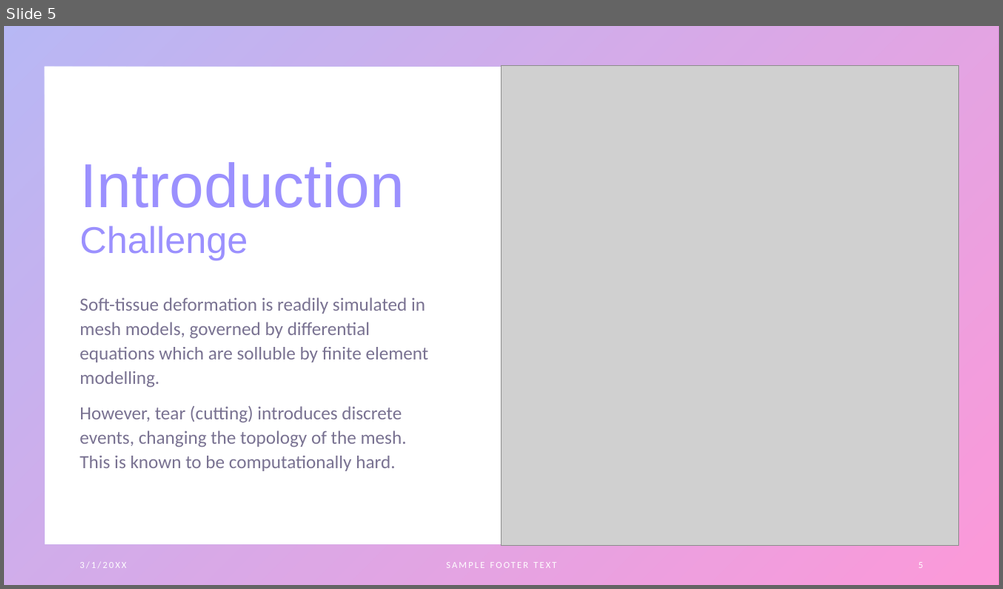
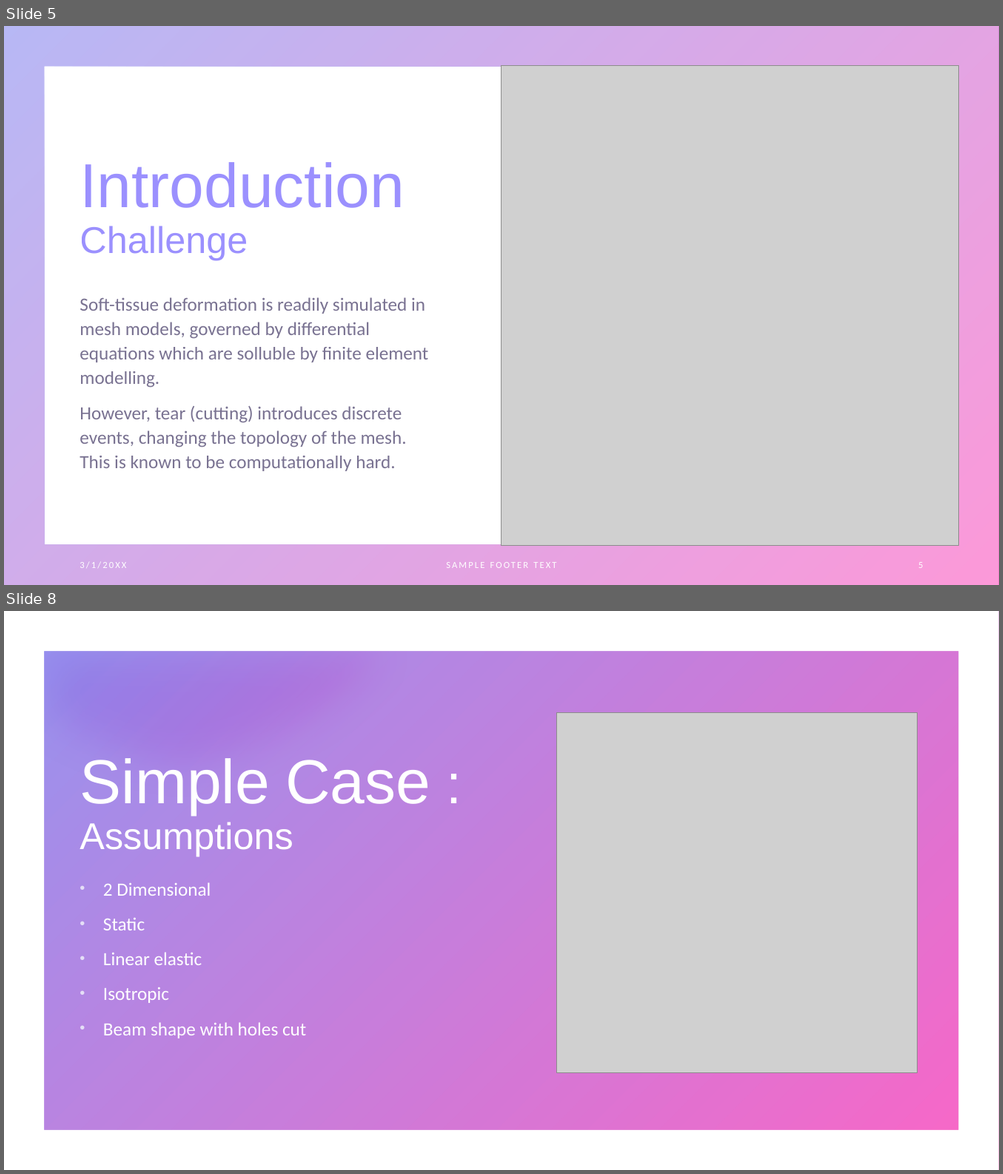
Before and after one commit to fabianheimann/esgi-soft-tissue, a slide deck: Soft tissue presentation.pptx. Shown one above the other, each under a label of ours: slide 5 before the commit, slides 5 and 8 after it; the slides between them are not shown. The pictures are 1003x589 and 1003x1174 pixels, drawn with LibreOffice and Linux fonts; fonts in the diff are those of the drawing; grey boxes stand for pictures. Boxes give left, top, right and bottom in pixels: in the first picture for what was removed or moved away, otherwise in the second. Text is boxed around its words. In the diff, an @@ line names an element or a change of style, - is before the commit and + after.

```diff
--- a/Soft tissue presentation.pptx
+++ b/Soft tissue presentation.pptx
@@ slide 8 added at bbox=[4, 611, 999, 1170], background #FFFFFF @@
@@ frame added at bbox=[4, 611, 999, 1170], fill gradient #4D4EE6 to #F900A0 @@
@@ rectangle added at bbox=[4, 611, 999, 1170], fill #FFFFFF @@
@@ rectangle added at bbox=[4, 611, 999, 1170], fill gradient #4D4EE6 to #F900A0 @@
@@ frame added at bbox=[4, 611, 999, 1170], fill #FFFFFF @@
@@ rectangle added at bbox=[5, 612, 999, 1170], fill #FFFFFF @@
@@ freeform shape added at bbox=[6, 611, 477, 808], fill #FFFFFF @@
@@ freeform shape added at bbox=[7, 612, 478, 809], fill #FFFFFF @@
@@ picture added at bbox=[557, 712, 917, 1073] @@
@@ title added at bbox=[79, 758, 430, 857], 36 pt, text #FFFFFF @@
+Simple Case : Assumptions
@@ text added at bbox=[103, 883, 306, 1039], 18 pt, text #FFFFFF @@
+• 2 Dimensional
+• Static
+• Linear elastic
+• Isotropic
+• Beam shape with holes cut
```
Also in this commit, not shown: 1 slide changed, 6 other slides added, 10 slides removed.
